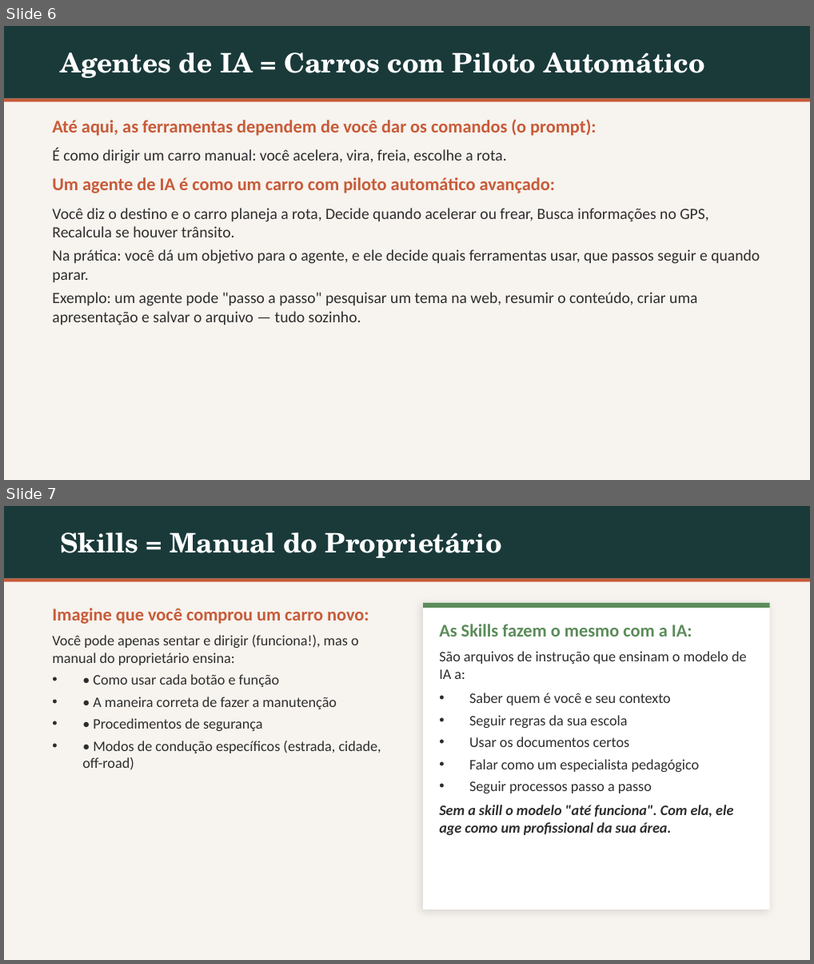
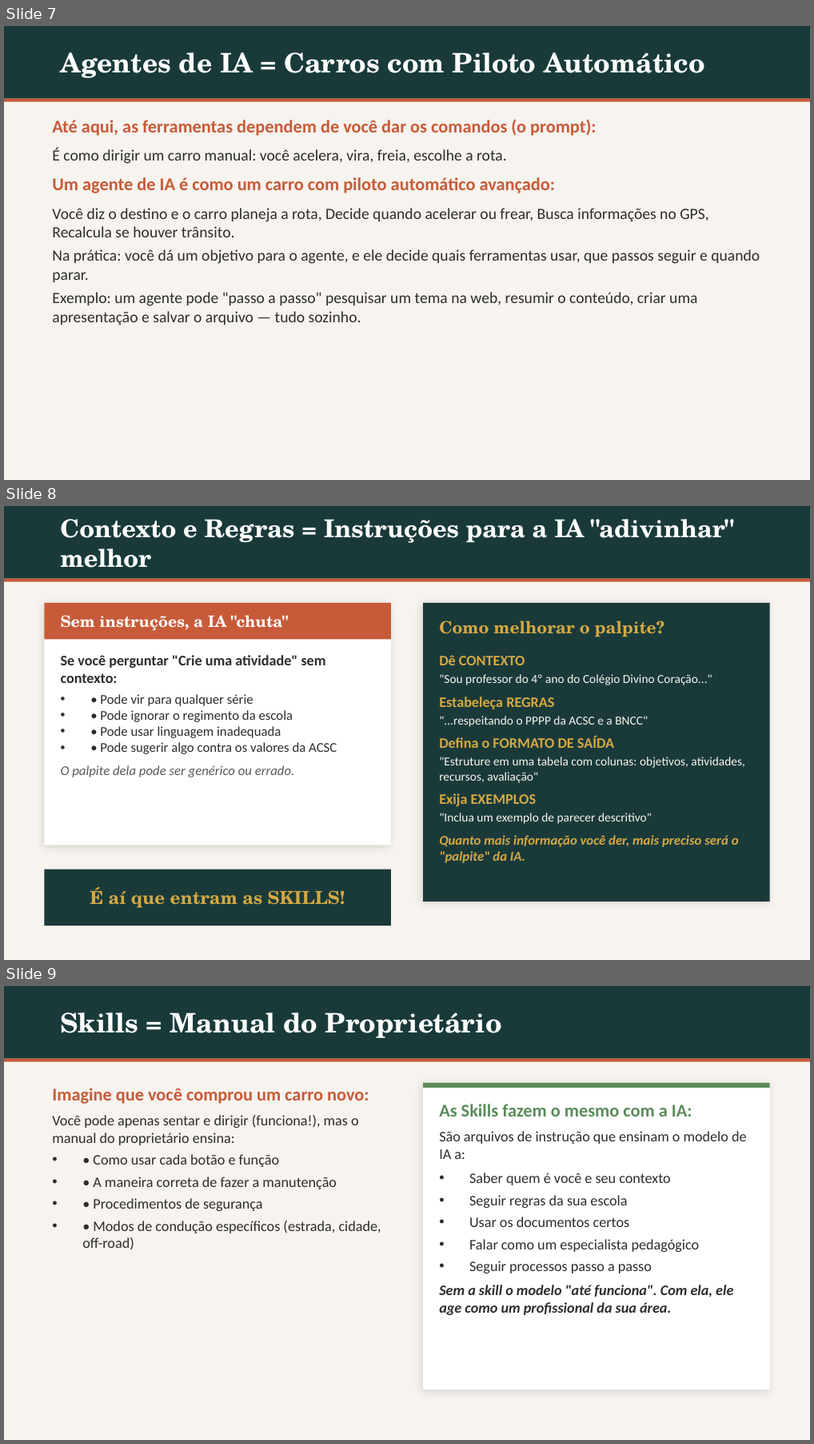
Before and after one commit to emersonrizzatti/consultor-divino-coracao, a slide deck: IA_na_Sala_de_Aula_CDC.pptx. Shown one above the other, each under a label of ours: slides 6 and 7 before the commit, slides 7, 8 and 9 after it. The pictures are 814x964 and 814x1444 pixels, drawn with LibreOffice and Linux fonts; fonts in the diff are those of the drawing. Boxes give left, top, right and bottom in pixels: in the first picture for what was removed or moved away, otherwise in the second. Text is boxed around its words. In the diff, an @@ line names an element or a change of style, - is before the commit and + after.

Commit message:
adiciona slides: como modelos funcionam (estatística) e importância de contexto/regras

```diff
--- a/IA_na_Sala_de_Aula_CDC.pptx
+++ b/IA_na_Sala_de_Aula_CDC.pptx
@@ slide 8 added at <box>4,506,810,960</box>, background #F7F3EE @@
@@ rectangle added at <box>4,506,810,579</box>, fill #1A3A3A @@
@@ text added at <box>60,519,734,568</box>, 22 pt, text #FFFFFF, bold @@
+Contexto e Regras = Instruções para a IA "adivinhar" melhor
@@ rectangle added at <box>4,579,810,582</box>, fill #C75B39 @@
@@ rectangle added at <box>44,603,391,844</box>, fill #FFFFFF @@
@@ rectangle added at <box>44,603,391,639</box>, fill #C75B39 @@
@@ text added at <box>61,615,288,631</box>, 14 pt, text #FFFFFF, bold @@
+Sem instruções, a IA "chuta"
@@ rectangle added at <box>423,603,770,901</box>, fill #1A3A3A @@
@@ text added at <box>439,620,666,637</box>, 15 pt, text #D4A843, bold @@
+Como melhorar o palpite?
@@ text added at <box>61,655,337,777</box>, 12 pt, text #2D2D2D @@
+Se você perguntar "Crie uma atividade" sem contexto:
+• • Pode vir para qualquer série
+• • Pode ignorar o regimento da escola
+• • Pode usar linguagem inadequada
+• • Pode sugerir algo contra os valores da ACSC
+O palpite dela pode ser genérico ou errado.
@@ text added at <box>439,655,746,863</box>, 11 pt, text #F7F3EE @@
+Dê CONTEXTO
+"Sou professor do 4º ano do Colégio Divino Coração..."
+Estabeleça REGRAS
+"...respeitando o PPPP da ACSC e a BNCC"
+Defina o FORMATO DE SAÍDA
+"Estruture em uma tabela com colunas: objetivos, atividades, recursos, avaliação"
+Exija EXEMPLOS
+"Inclua um exemplo de parecer descritivo"
+Quanto mais informação você der, mais preciso será o "palpite" da IA.
@@ rectangle added at <box>44,869,391,925</box>, fill #1A3A3A @@
@@ text added at <box>90,887,346,908</box>, 16 pt, text #D4A843, bold @@
+É aí que entram as SKILLS!
@@ what was slide 6 is now slide 7 @@
@@ what was slide 7 is now slide 9 @@
```
Also in this commit, not shown: 1 other slide added, 1 other file.
